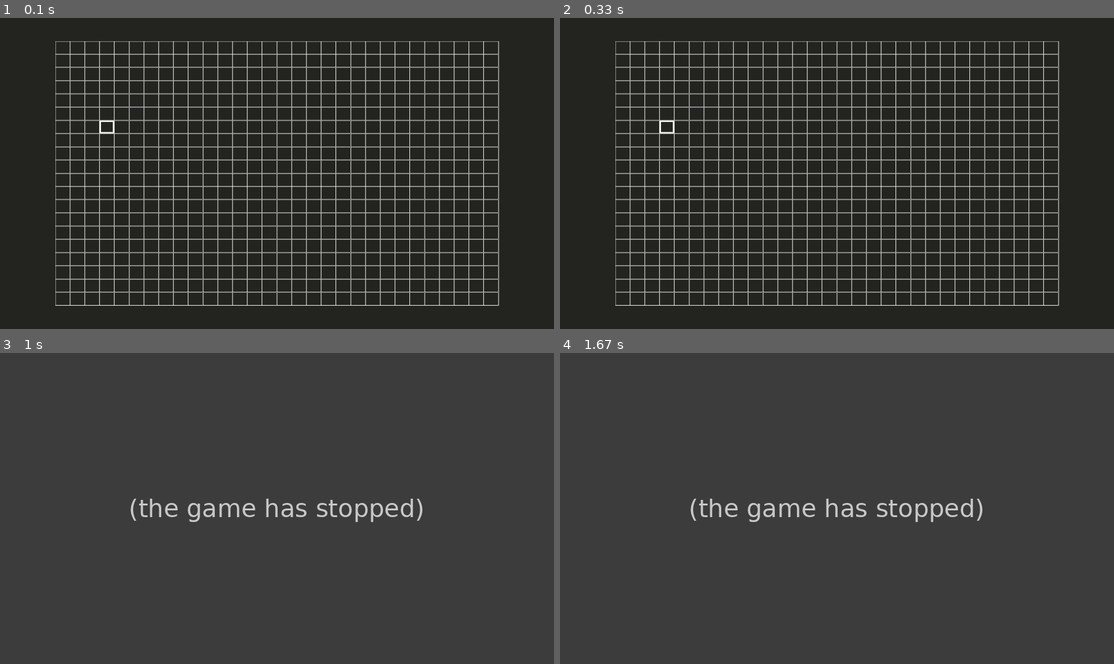
Above: before the commit, frames 1-4 (two rows, left to right).
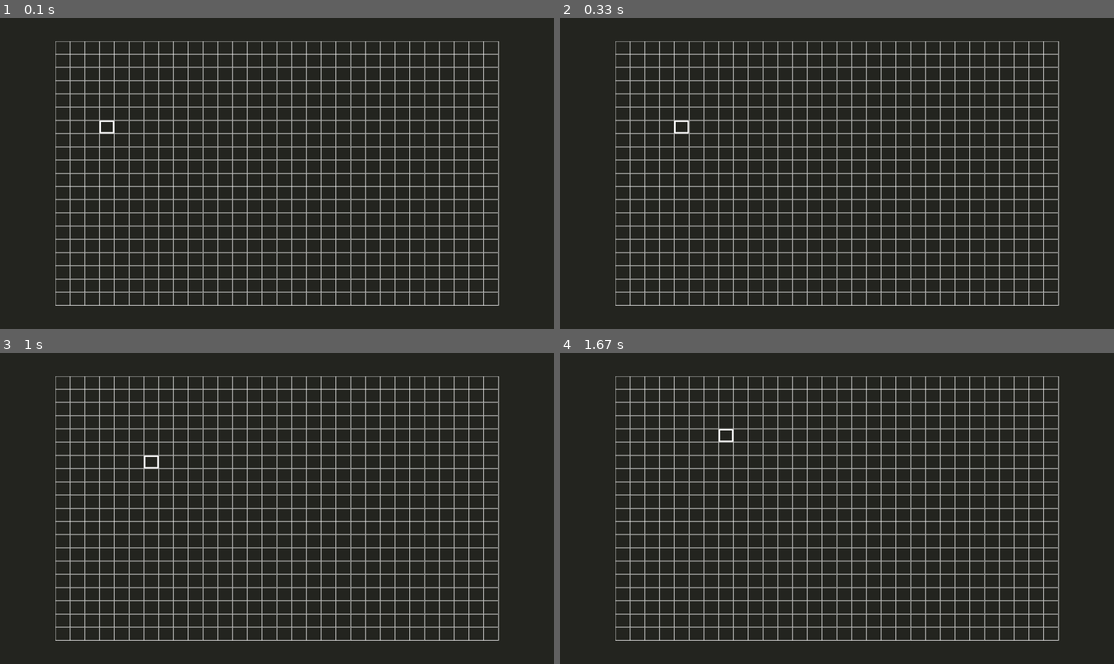
Above: after the commit, the same moments.

Repository: jorenchik/snake-pygame
Game: pygame game, started from index.py
Two runs of this game, one before a commit and one after it. Both use one fixed random seed, a clock stepped at 60 frames per second and the inputs below.
Inputs:
- Up to frame 1 (0.1 s): no input
- Up to frame 2 (0.33 s): no input
- Up to frame 3 (1 s): hold Right 0.33-0.8 s; hold Up from 0.83 s (still down)
- Up to frame 4 (1.67 s): release Up at 1.3 s; hold Right from 1.33 s (still down)

Frame 1 is identical in both runs. In frame 2, less than 0.1% of the frame differs, in the area x 18-24%, y 33-38%; in frame 3, 97%; in frame 4, 97%, in the area x 0-100%, y 0-100%.
Before the commit the program exited at 0.33 s; later frames show no game.

Commit message:
Change direction

Diff:
--- a/game.py
+++ b/game.py
@@ -18,7 +18,7 @@
         self.pos = (rd.randint(1,rectDims[0]-1),rd.randint(1,rectDims[1]-1))
         self.x = game.getSnakePartCoords(self.pos)[0]
         self.y = game.getSnakePartCoords(self.pos)[1]
-        self.velocity = pg.Vector2(1,0) if not velocity else velocity
+        self.velocity = pg.Vector2(4,0) if not velocity else velocity
         self.prevMoveMoment = False
         if self.velocity.length() > 0:
             self.movementPeriod = 1/self.velocity.length()
@@ -27,6 +27,27 @@
         # Appearance
         self.rect = pg.Rect(self.x,self.y,game.playfield.rectSize[0],game.playfield.rectSize[1])
         self.color = snakeColor
+    def moveUp(self):
+        if self.velocity.y > 0:
+            return
+        self.velocity.y = -self.velocity.length()
+        self.velocity.x = 0
+    def moveDown(self):
+        if self.velocity.y < 0:
+            return
+        self.velocity.y = self.velocity.length()
+        self.velocity.x = 0
+    def moveLeft(self):
+        if self.velocity.x > 0:
+            return
+        self.velocity.x = -self.velocity.length()
+        self.velocity.y = 0
+    def moveRight(self):
+        if self.velocity.x < 0:
+            return
+        self.velocity.x = self.velocity.length()
+        self.velocity.y = 0
+
 
 class Game:
     def __init__(self, caption, icon, resolution, font, playfield):
@@ -77,12 +98,13 @@
         for event in self.events:
             if event.type == pg.QUIT: return True
             if hasattr(event, 'key'):
-                if self.isKey(event.key): return True
+                if self.isKey(pg.K_ESCAPE): return True
         return False
     def isKey(self, key):
         for event in self.events:
             if event.type == pg.KEYDOWN:
-                if event.key == key: return True
+                if event.key == key:
+                    return True
         return False
     def onUpdate(self):
         # Deltatime
--- a/index.py
+++ b/index.py
@@ -7,9 +7,18 @@
     while game.active:
         game.onUpdate()
 
+        headPart = game.snakeParts[0]
         # Events
         if game.isQuit(): quit()
-        headPart = game.snakeParts[0]
+        if game.isKey(pg.K_UP):
+            headPart.moveUp()
+        if game.isKey(pg.K_DOWN):
+            headPart.moveDown()
+        if game.isKey(pg.K_LEFT):
+            headPart.moveLeft()
+        if game.isKey(pg.K_RIGHT):
+            headPart.moveRight()
+
         if headPart.movementPeriod:
             if headPart.prevMoveMoment:
                 if (game.now - headPart.prevMoveMoment) >= headPart.movementPeriod:
